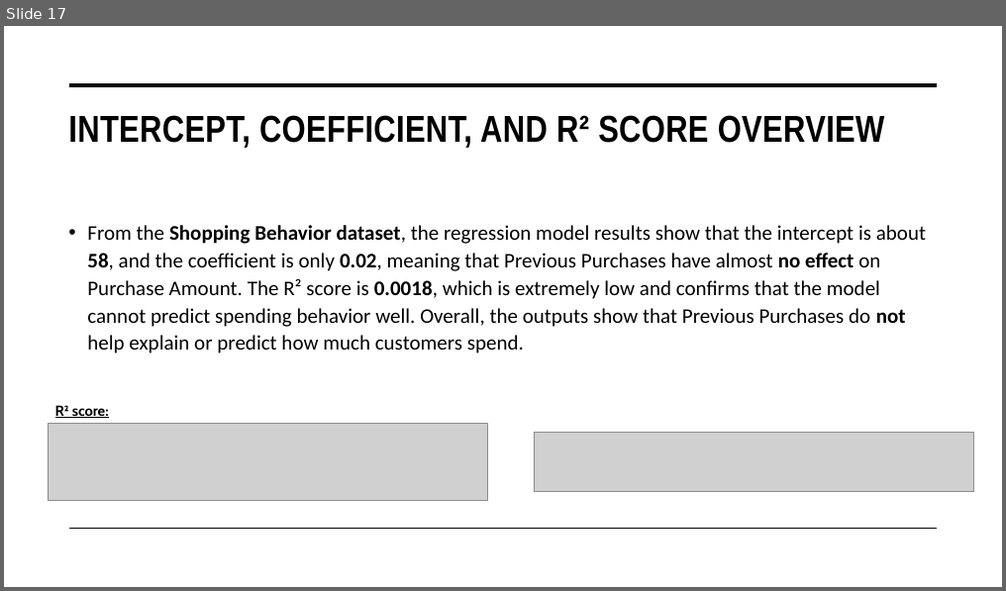
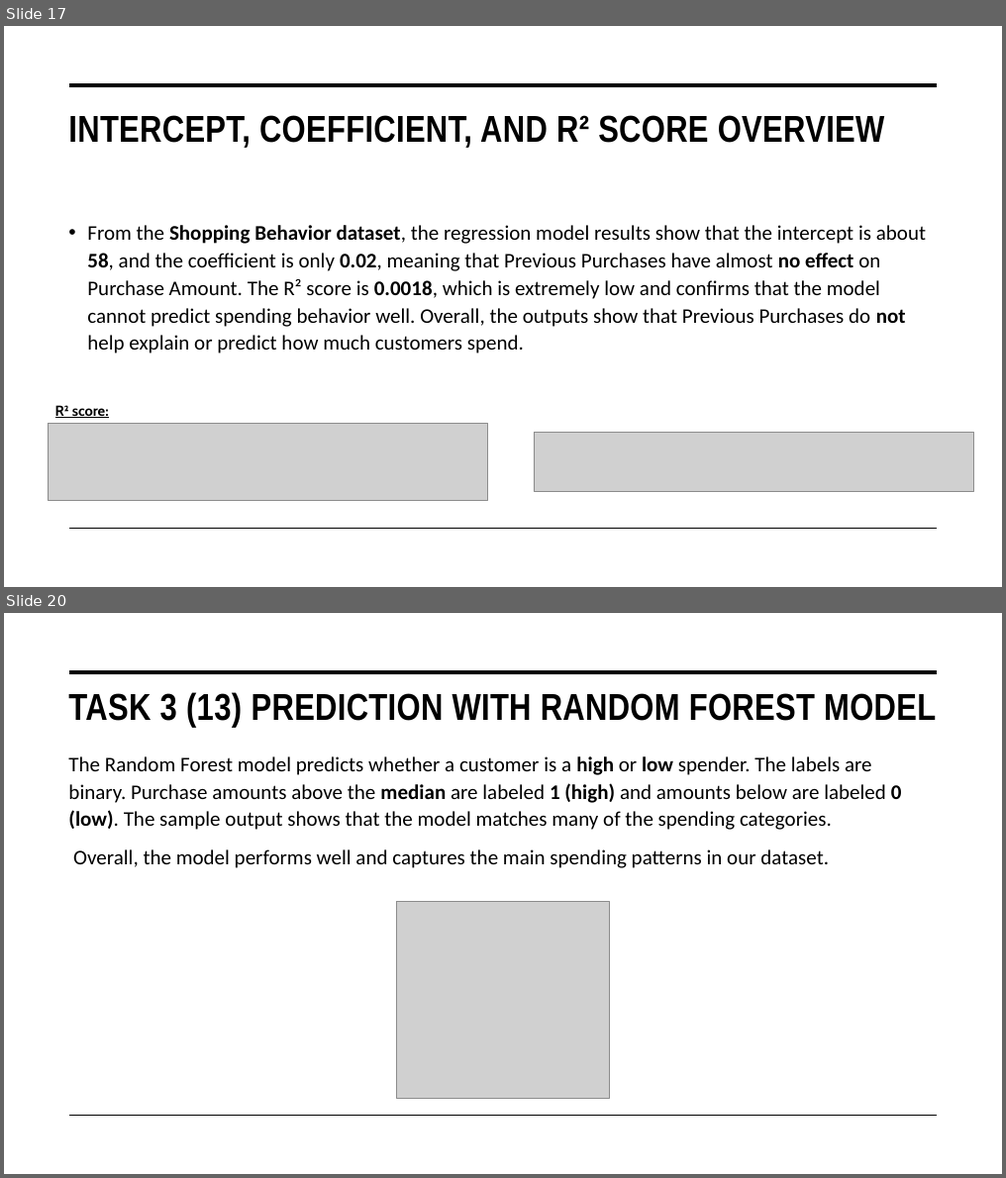
Before and after one commit to Rwaan-001/projectRepo, a slide deck: Data_PowerPoint.pptx. Shown one above the other, each under a label of ours: slide 17 before the commit, slides 17 and 20 after it; the slides between them are not shown. The pictures are 1006x591 and 1006x1178 pixels, drawn with LibreOffice and Linux fonts; fonts in the diff are those of the drawing; grey boxes stand for pictures. Boxes give left, top, right and bottom in pixels: in the first picture for what was removed or moved away, otherwise in the second. Text is boxed around its words. In the diff, an @@ line names an element or a change of style, - is before the commit and + after.

```diff
--- a/Data_PowerPoint.pptx
+++ b/Data_PowerPoint.pptx
@@ slide 20 added at (4, 613, 1002, 1174), background #FFFFFF; not listed: 2 template elements that a slide beside it also shows @@
@@ title added at (68, 692, 936, 728), 36 pt, text #000000, bold @@
+TASK 3 (13) PREDICTION WITH RANDOM FOREST MODEL
@@ text added at (68, 757, 902, 868), 20 pt, text #000000 @@
+The Random Forest model predicts whether a customer is a high or low spender. The labels are binary. Purchase amounts above the median are labeled 1 (high) and amounts below are labeled 0 (low). The sample output shows that the model matches many of the spending categories.
+Overall, the model performs well and captures the main spending patterns in our dataset.
@@ picture added at (396, 902, 609, 1098) @@
```
Also in this commit, not shown: 19 slides changed, 2 slides removed, 3 other files.
